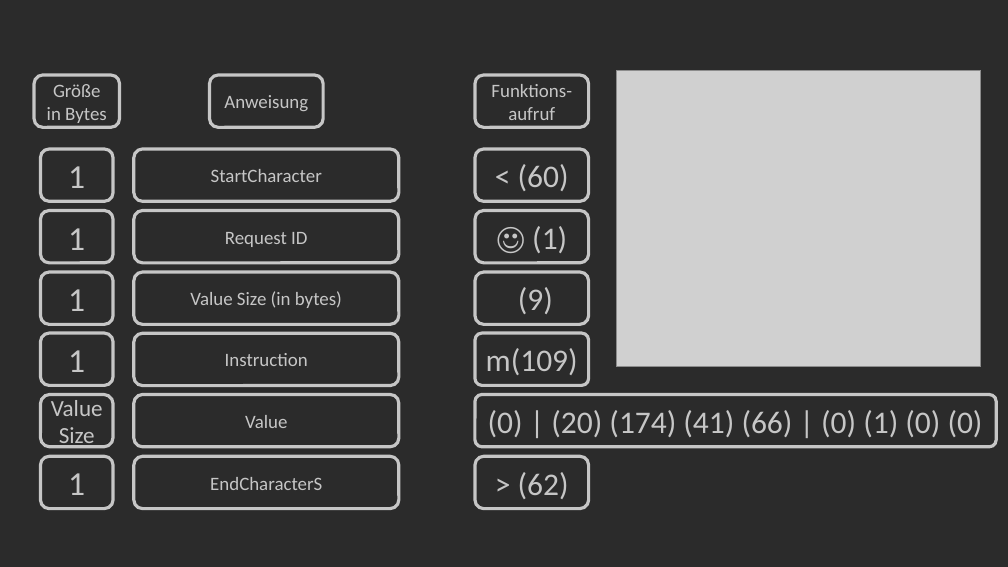
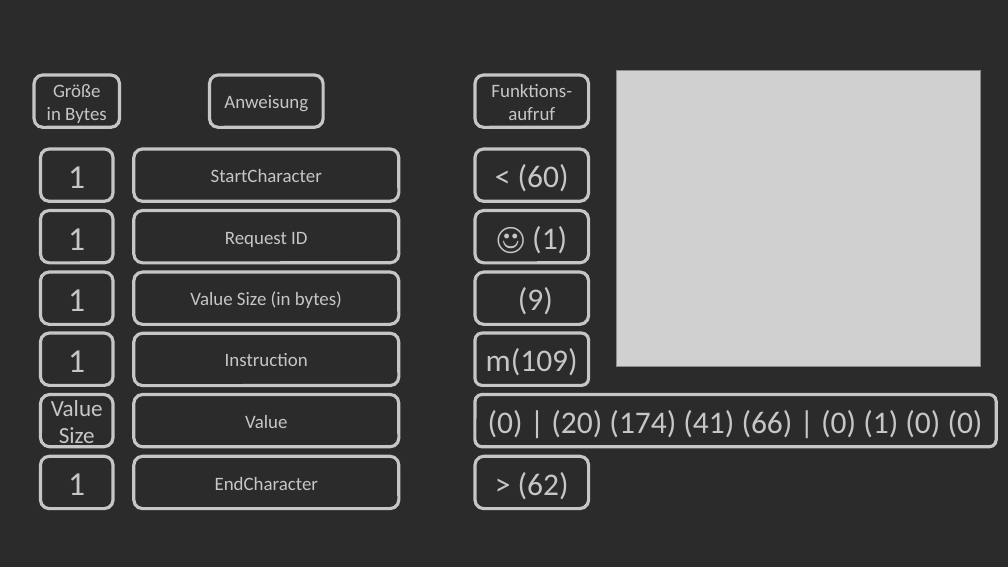
Before and after one commit to Bergschaf/Pyduino, a slide deck: slide 11 of Präsentation/Pyduino_Präsentation.pptx. Drawn at 1008x567 pixels with LibreOffice and Linux fonts; fonts in the diff are those of the drawing; grey boxes stand for pictures. Boxes give left, top, right and bottom in pixels: in the first picture for what was removed or moved away, otherwise in the second. Text is boxed around its words. In the diff, an @@ line names an element or a change of style, - is before the commit and + after.

```diff
--- a/Präsentation/Pyduino_Präsentation.pptx
+++ b/Präsentation/Pyduino_Präsentation.pptx
@@ text in rounded rectangle at box(215, 477, 318, 490): text changed @@
-EndCharacterS
+EndCharacter
```
Also in this commit, not shown: 1 other slide changed.
